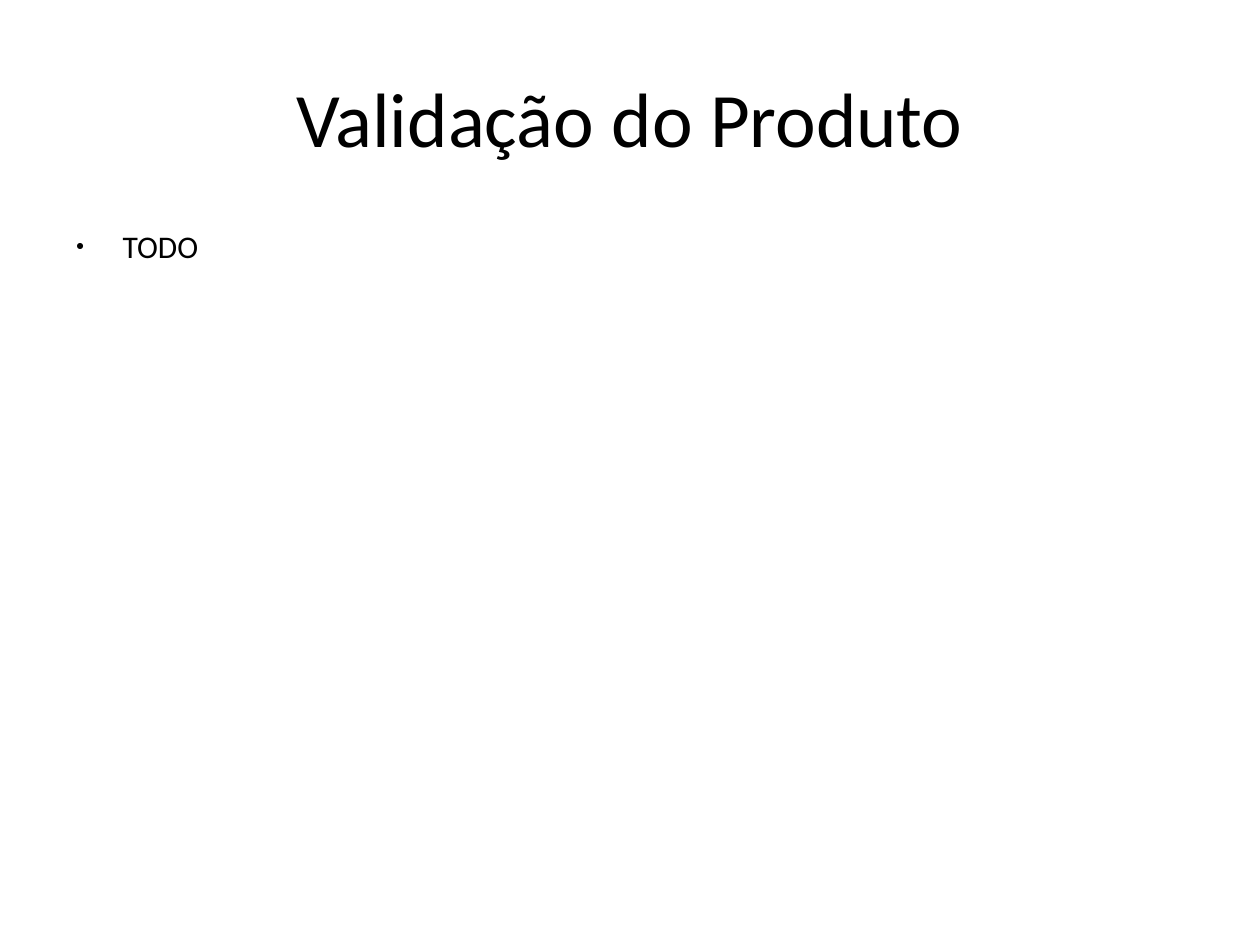
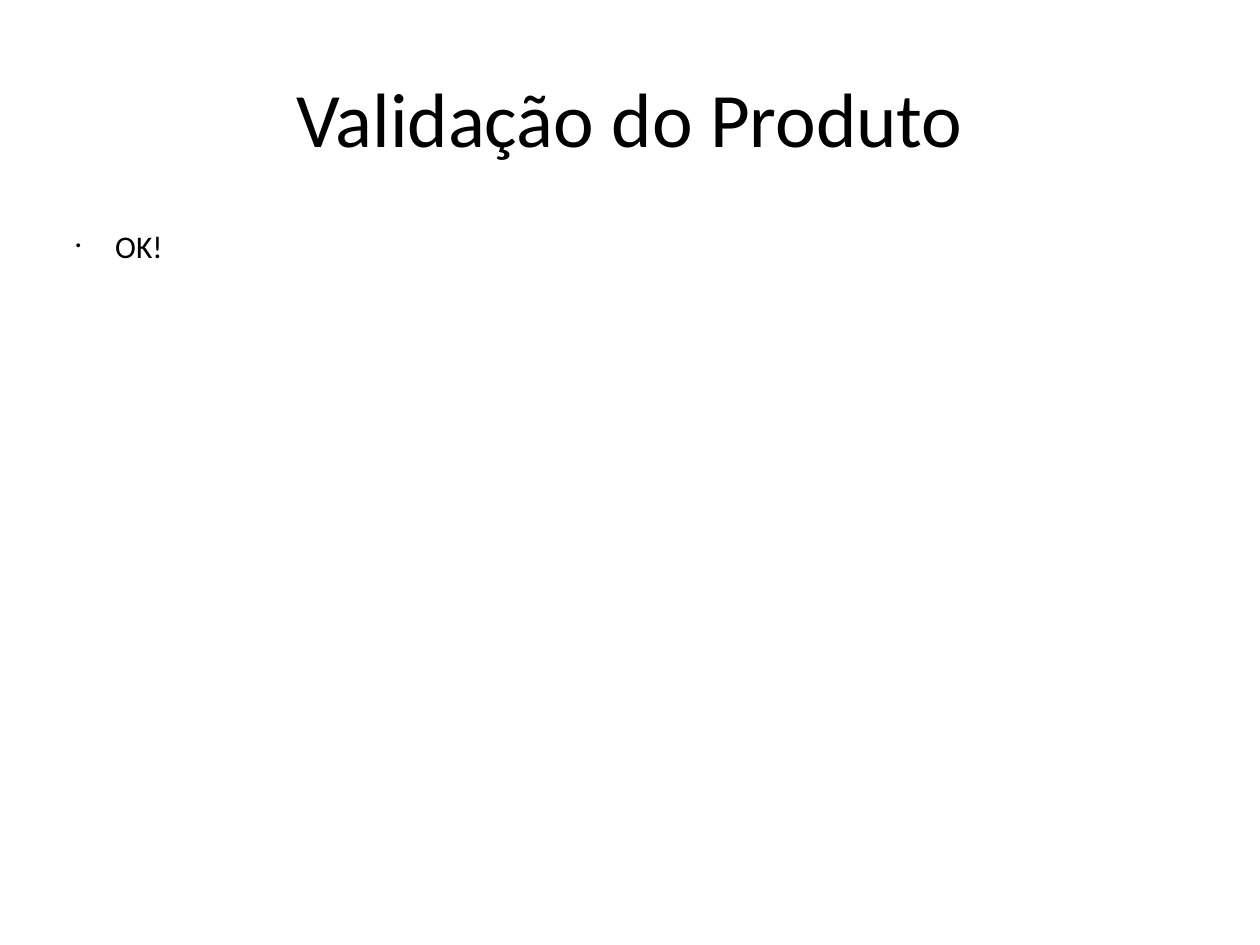
Before and after one commit to AjudeMais/ajudeMais-Projeto, a slide deck: slide 6 of Projeto-AjudeMais/002-Acompanhamento/Iteracao-02/ADR - apresentacao de resultados-IT02.pptx. Drawn at 1260x945 pixels with LibreOffice and Linux fonts; fonts in the diff are those of the drawing. Boxes give left, top, right and bottom in pixels: in the first picture for what was removed or moved away, otherwise in the second. Text is boxed around its words. In the diff, an @@ line names an element or a change of style, - is before the commit and + after.

```diff
--- a/Projeto-AjudeMais/002-Acompanhamento/Iteracao-02/ADR - apresentacao de resultados-IT02.pptx
+++ b/Projeto-AjudeMais/002-Acompanhamento/Iteracao-02/ADR - apresentacao de resultados-IT02.pptx
@@ text at (115, 236, 162, 259): text changed @@
-● TODO
+• OK!
```
Also in this commit, not shown: 3 other slides changed, 10 other files.
